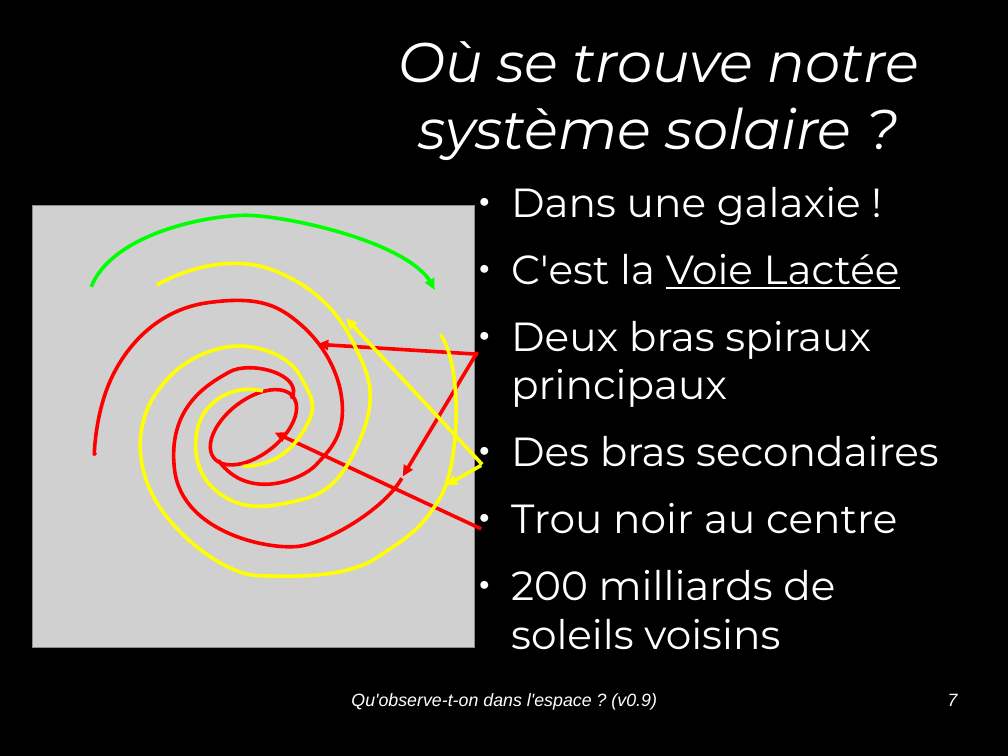
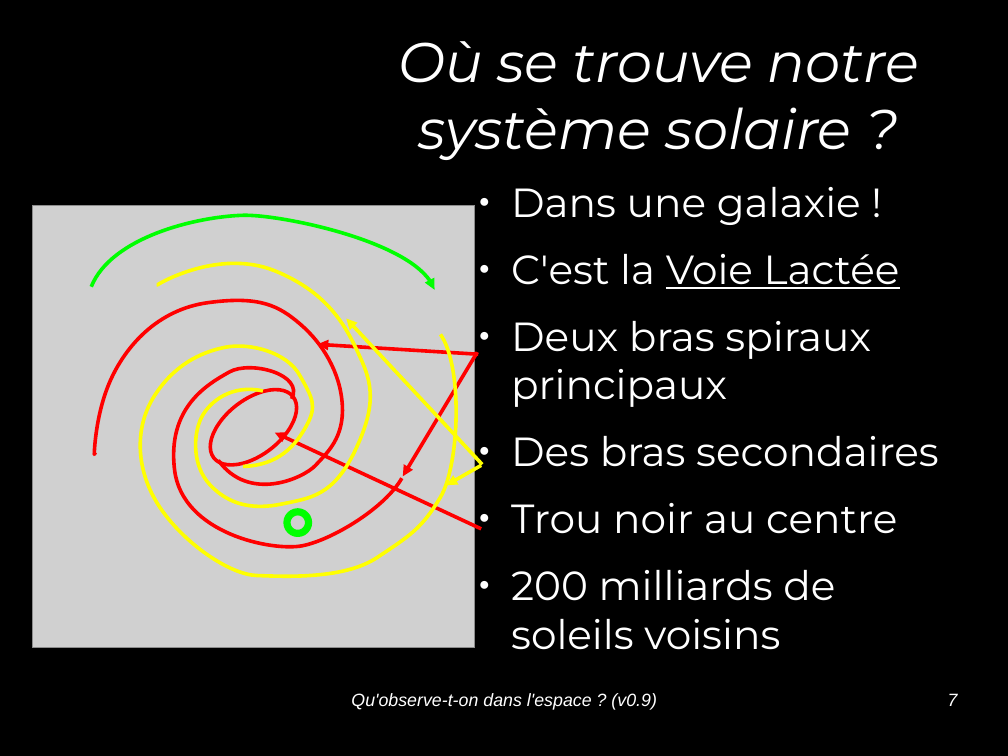
Before and after one commit to jcarnu/qf-astro, a slide deck: slide 7 of Ressources/Presentations/Qu_observe-t-on_dans_l_espace.odp. Drawn at 1008x756 pixels with LibreOffice and Linux fonts; fonts in the diff are those of the drawing; grey boxes stand for pictures; background and template pictures are left out. Boxes give left, top, right and bottom in pixels: in the first picture for what was removed or moved away, otherwise in the second. Text is boxed around its words. In the diff, an @@ line names an element or a change of style, - is before the commit and + after.

Commit message:
correction sur la brillance des étoiles et ajout de la localisation de notre système solaire dans la galaxie

```diff
--- a/Ressources/Presentations/Qu_observe-t-on_dans_l_espace.odp
+++ b/Ressources/Presentations/Qu_observe-t-on_dans_l_espace.odp
@@ ellipse added at (287, 512, 309, 534), outline #00FF00 5.67 pt @@
```
Also in this commit, not shown: 1 other slide changed.
